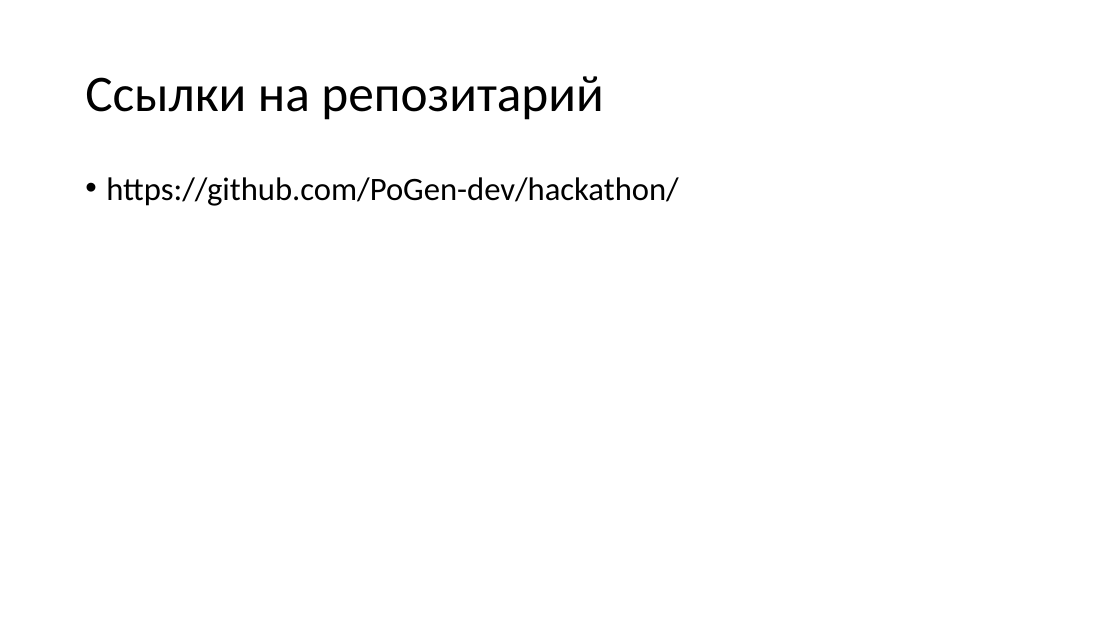
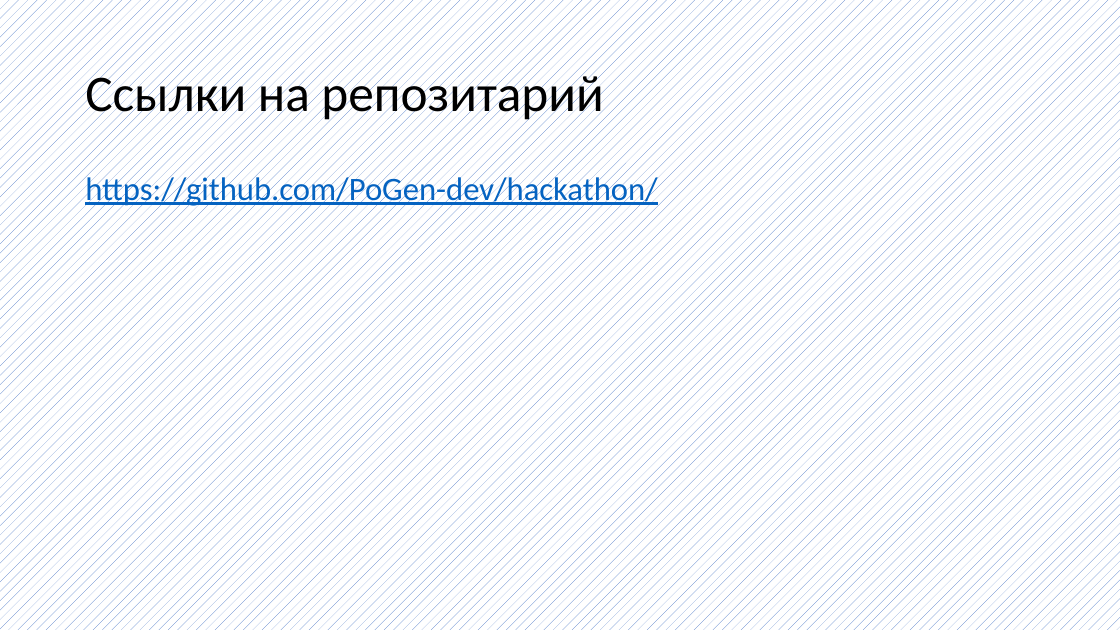
Before and after one commit to PoGen-dev/hackathon, a slide deck: slide 7 of Презентация.pptx. Drawn at 1120x630 pixels with LibreOffice and Linux fonts; fonts in the diff are those of the drawing. Boxes give left, top, right and bottom in pixels: in the first picture for what was removed or moved away, otherwise in the second. Text is boxed around its words. In the diff, an @@ line names an element or a change of style, - is before the commit and + after.

```diff
--- a/Презентация.pptx
+++ b/Презентация.pptx
@@ background #FFFFFF to pattern #4472C4 on #FFFFFF @@
@@ text "https://github.com/PoGen-dev/hackathon/" at [85, 173, 657, 208]: text colour #000000 to #0563C1, underline on; bullet • to none @@
```
Also in this commit, not shown: 3 other slides changed.
